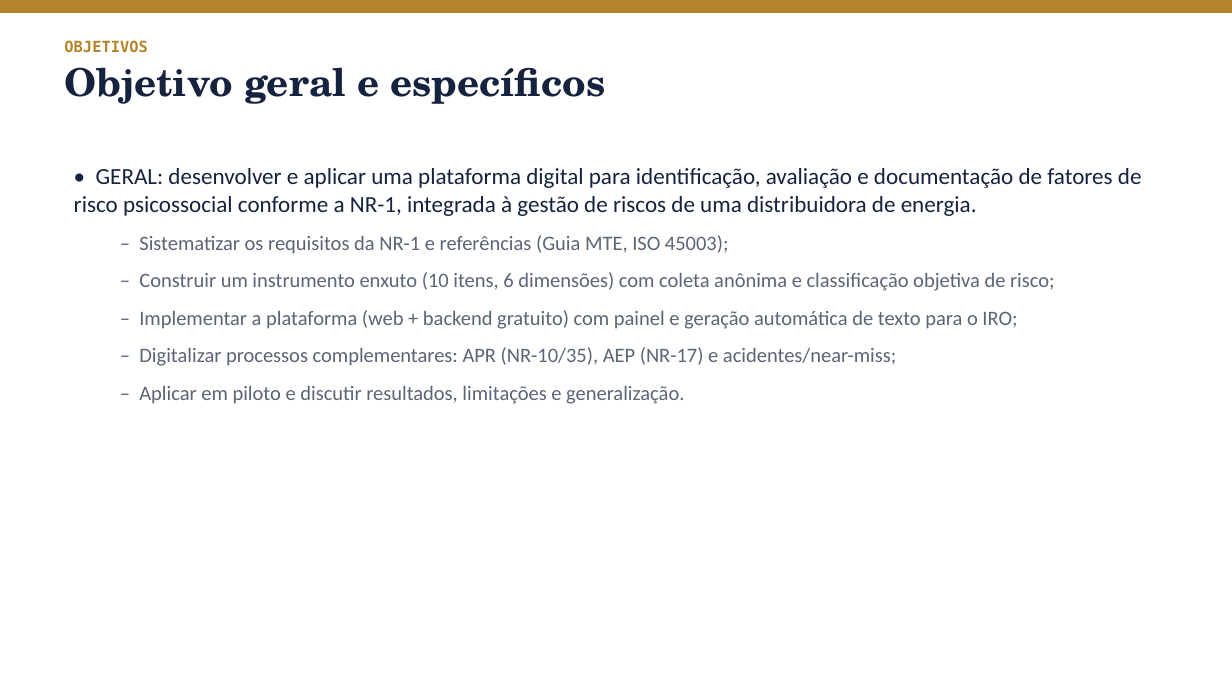
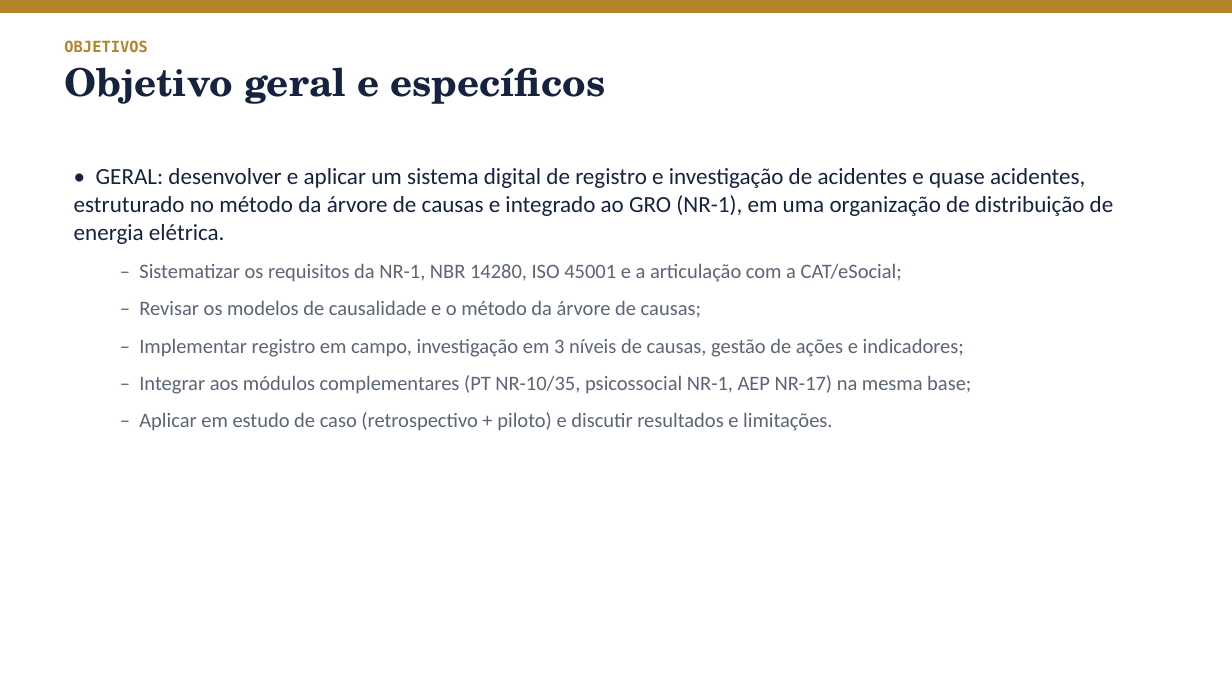
Before and after one commit to rodrigozambon20-del/TCCENGENHARIASEGURAN-A, a slide deck: slide 4 of docs/tcc/apresentacao/Apresentacao_Banca_Psike.pptx. Drawn at 1232x693 pixels with LibreOffice and Linux fonts; fonts in the diff are those of the drawing. Boxes give left, top, right and bottom in pixels: in the first picture for what was removed or moved away, otherwise in the second. Text is boxed around its words. In the diff, an @@ line names an element or a change of style, - is before the commit and + after.

```diff
--- a/docs/tcc/apresentacao/Apresentacao_Banca_Psike.pptx
+++ b/docs/tcc/apresentacao/Apresentacao_Banca_Psike.pptx
@@ text at [74,168,1114,431]: text changed @@
-• GERAL: desenvolver e aplicar uma plataforma digital para identificação, avaliação e documentação de fatores de risco psicossocial conforme a NR-1, integrada à gestão de riscos de uma distribuidora de energia.
-  – Sistematizar os requisitos da NR-1 e referências (Guia MTE, ISO 45003);
-  – Construir um instrumento enxuto (10 itens, 6 dimensões) com coleta anônima e classificação objetiva de risco;
-  – Implementar a plataforma (web + backend gratuito) com painel e geração automática de texto para o IRO;
-  – Digitalizar processos complementares: APR (NR-10/35), AEP (NR-17) e acidentes/near-miss;
-  – Aplicar em piloto e discutir resultados, limitações e generalização.
+• GERAL: desenvolver e aplicar um sistema digital de registro e investigação de acidentes e quase acidentes, estruturado no método da árvore de causas e integrado ao GRO (NR-1), em uma organização de distribuição de energia elétrica.
+  – Sistematizar os requisitos da NR-1, NBR 14280, ISO 45001 e a articulação com a CAT/eSocial;
+  – Revisar os modelos de causalidade e o método da árvore de causas;
+  – Implementar registro em campo, investigação em 3 níveis de causas, gestão de ações e indicadores;
+  – Integrar aos módulos complementares (PT NR-10/35, psicossocial NR-1, AEP NR-17) na mesma base;
+  – Aplicar em estudo de caso (retrospectivo + piloto) e discutir resultados e limitações.
```
Also in this commit, not shown: 11 other slides changed, 1 slide added, 1 slide removed, 5 other files.
